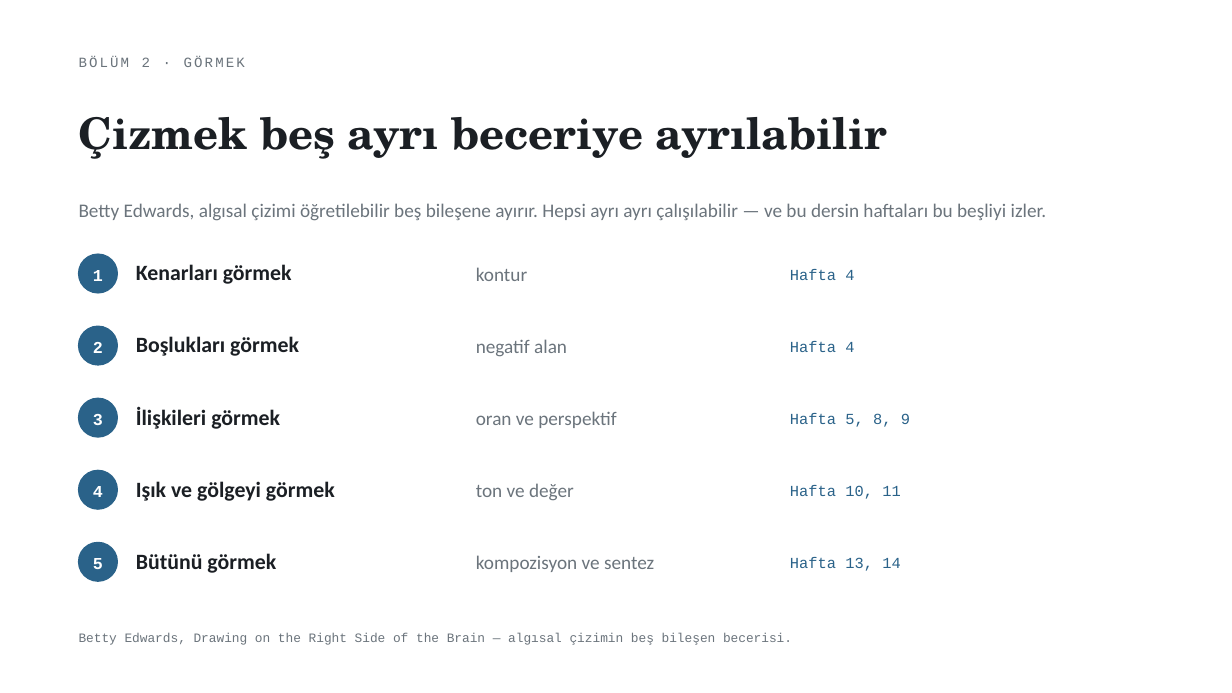
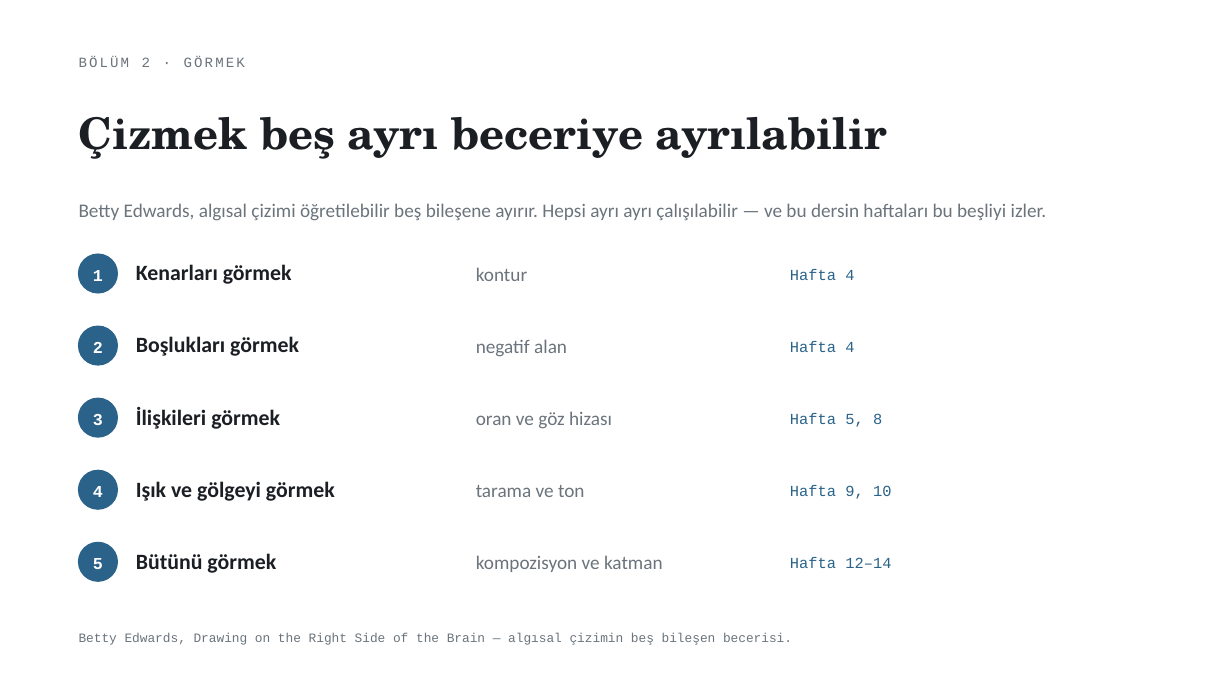
Before and after one commit to bunal91/sanat-ve-mekan, a slide deck: slide 11 of ders/serbest-cizim-teknikleri/02-1hafta-sunum.pptx. Drawn at 1232x693 pixels with LibreOffice and Linux fonts; fonts in the diff are those of the drawing. Boxes give left, top, right and bottom in pixels: in the first picture for what was removed or moved away, otherwise in the second. Text is boxed around its words. In the diff, an @@ line names an element or a change of style, - is before the commit and + after.

```diff
--- a/ders/serbest-cizim-teknikleri/02-1hafta-sunum.pptx
+++ b/ders/serbest-cizim-teknikleri/02-1hafta-sunum.pptx
@@ text at bbox=[476, 411, 612, 429]: text changed @@
-oran ve perspektif
+oran ve göz hizası
@@ text at bbox=[790, 413, 882, 427]: text changed @@
-Hafta 5, 8, 9
+Hafta 5, 8
@@ text at bbox=[476, 485, 585, 497]: text changed @@
-ton ve değer
+tarama ve ton
@@ text at bbox=[790, 485, 891, 499]: text changed @@
-Hafta 10, 11
+Hafta 9, 10
@@ text at bbox=[476, 555, 663, 572]: text changed @@
-kompozisyon ve sentez
+kompozisyon ve katman
@@ text at bbox=[790, 557, 891, 568]: text changed @@
-Hafta 13, 14
+Hafta 12–14
```
Also in this commit, not shown: 7 other slides changed, 2 other files.
